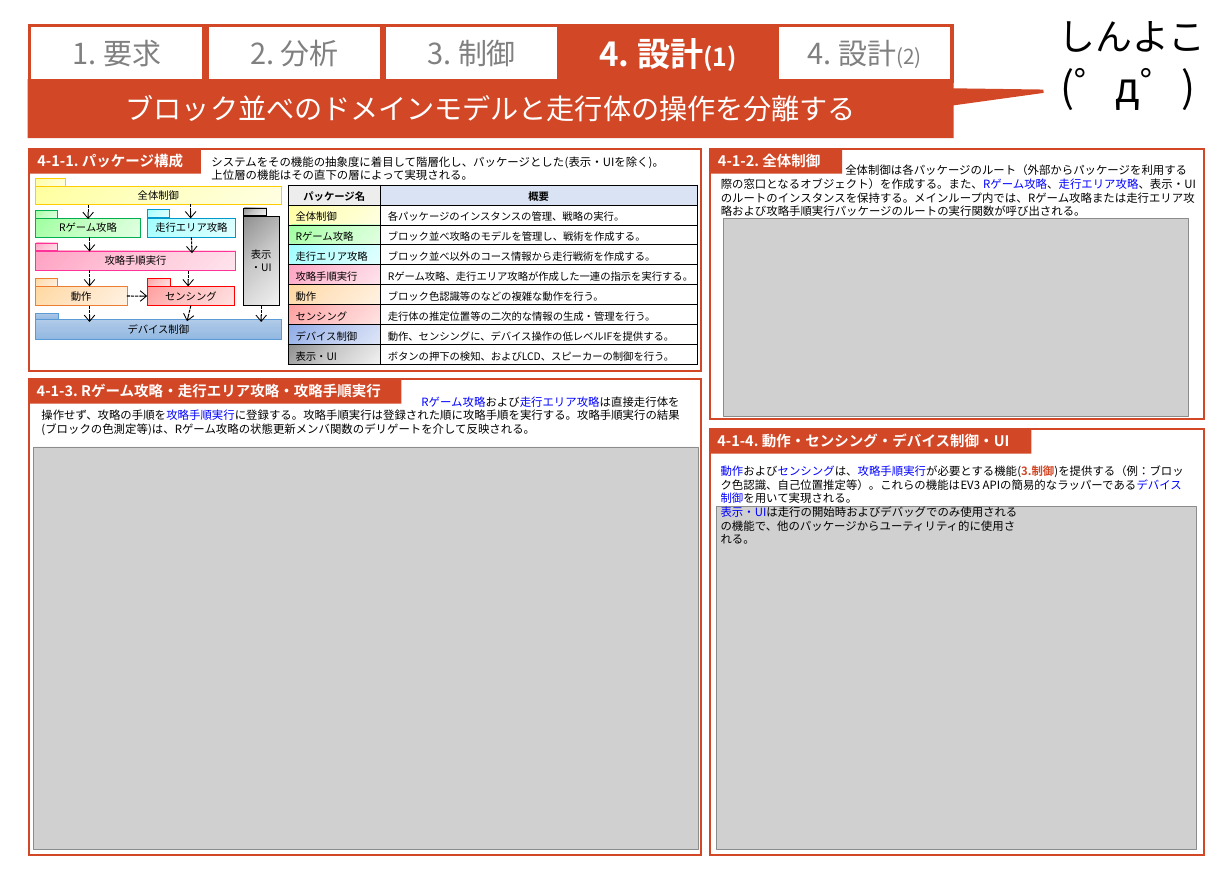
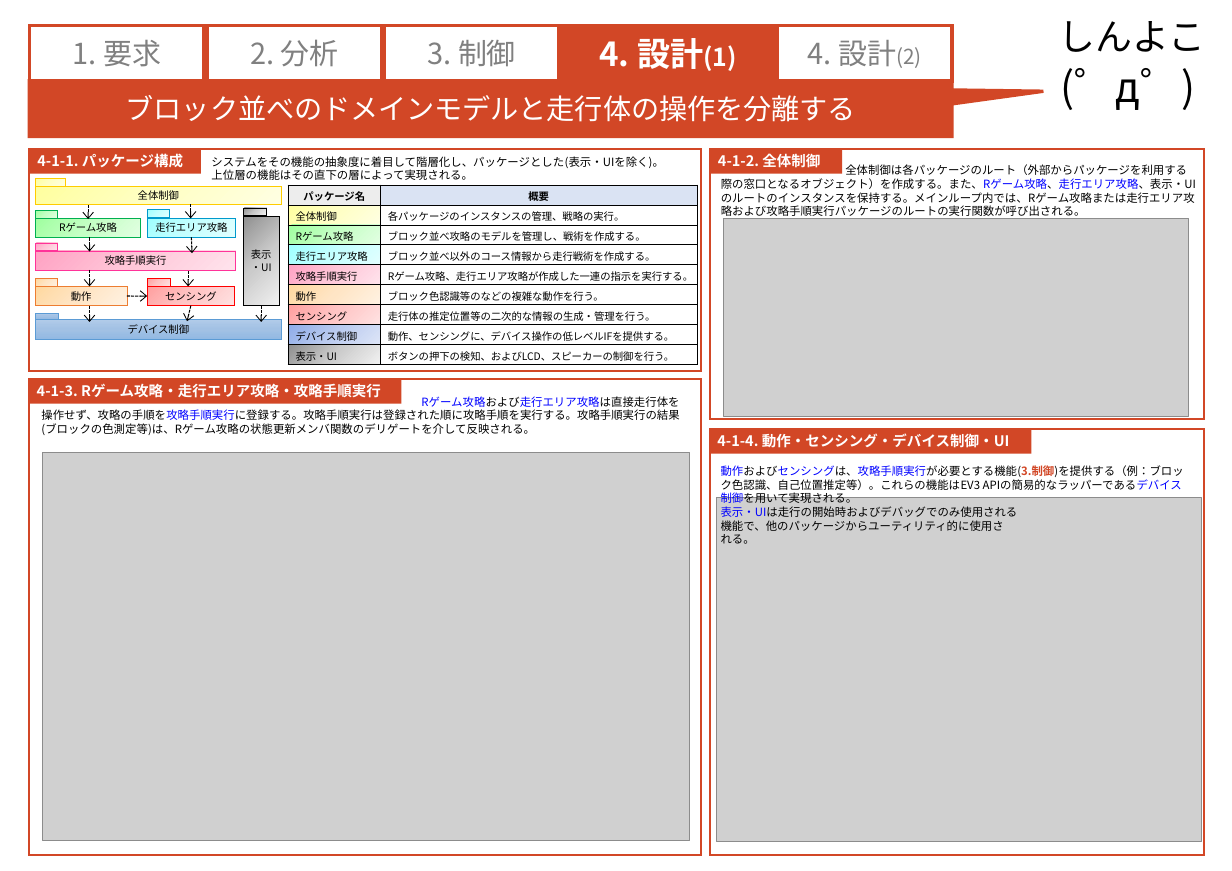
Before and after one commit to RITS-ETrobo/Yokohama, a slide deck: slide 1 of design/2016/models/4_design_model.pptx. Drawn at 1232x871 pixels with LibreOffice and Linux fonts; fonts in the diff are those of the drawing; grey boxes stand for pictures. Boxes give left, top, right and bottom in pixels: in the first picture for what was removed or moved away, otherwise in the second. Text is boxed around its words. In the diff, an @@ line names an element or a change of style, - is before the commit and + after.

```diff
--- a/design/2016/models/4_design_model.pptx
+++ b/design/2016/models/4_design_model.pptx
@@ picture: place and size @@
-picture at box(34, 447, 698, 850)
+picture at box(42, 452, 690, 841)
@@ picture: place and size @@
-picture at box(716, 507, 1197, 850)
+picture at box(716, 498, 1201, 842)
@@ text at box(721, 520, 1004, 531): text changed @@
-の機能で、他のパッケージからユーティリティ的に使用さ
+機能で、他のパッケージからユーティリティ的に使用さ
```
Also in this commit, not shown: 1 other slide changed, 2 other files.
